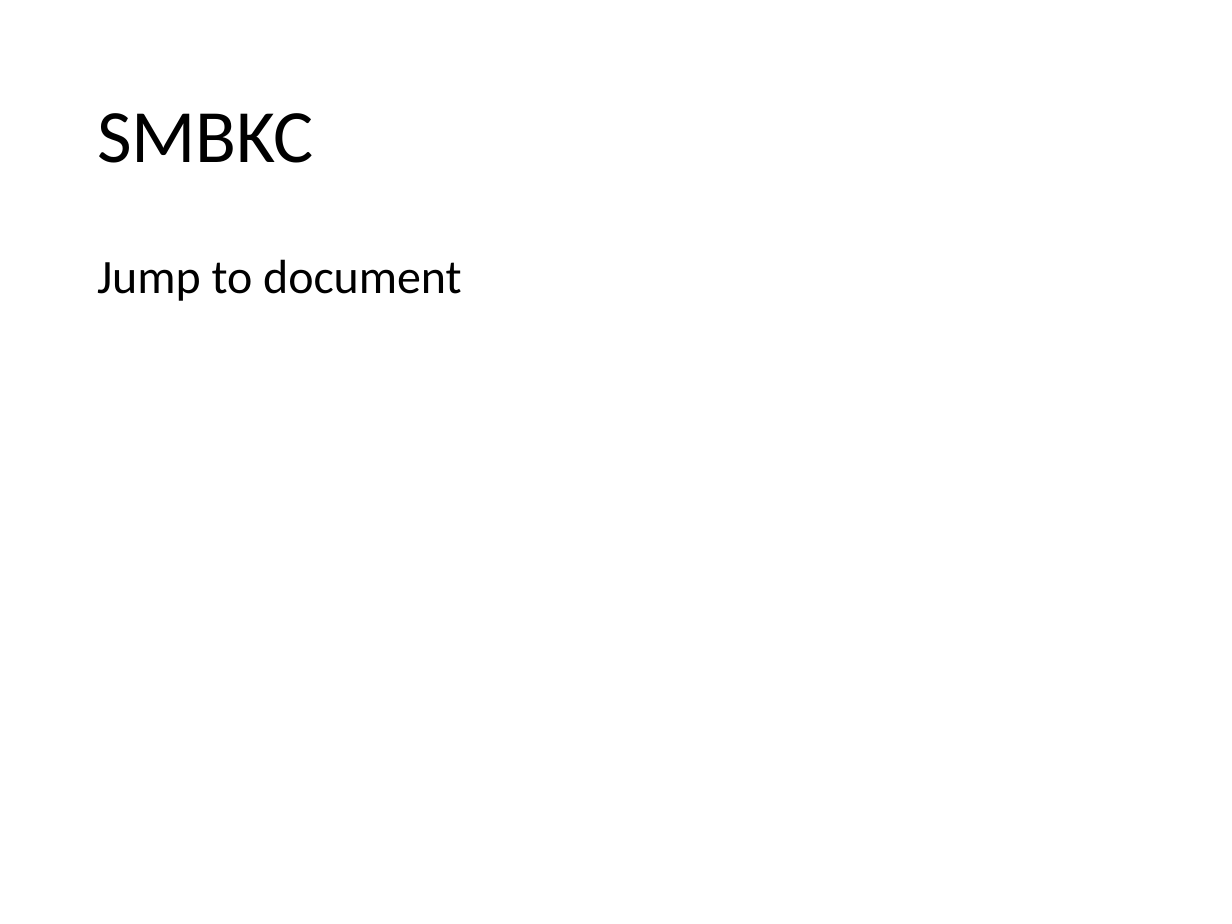
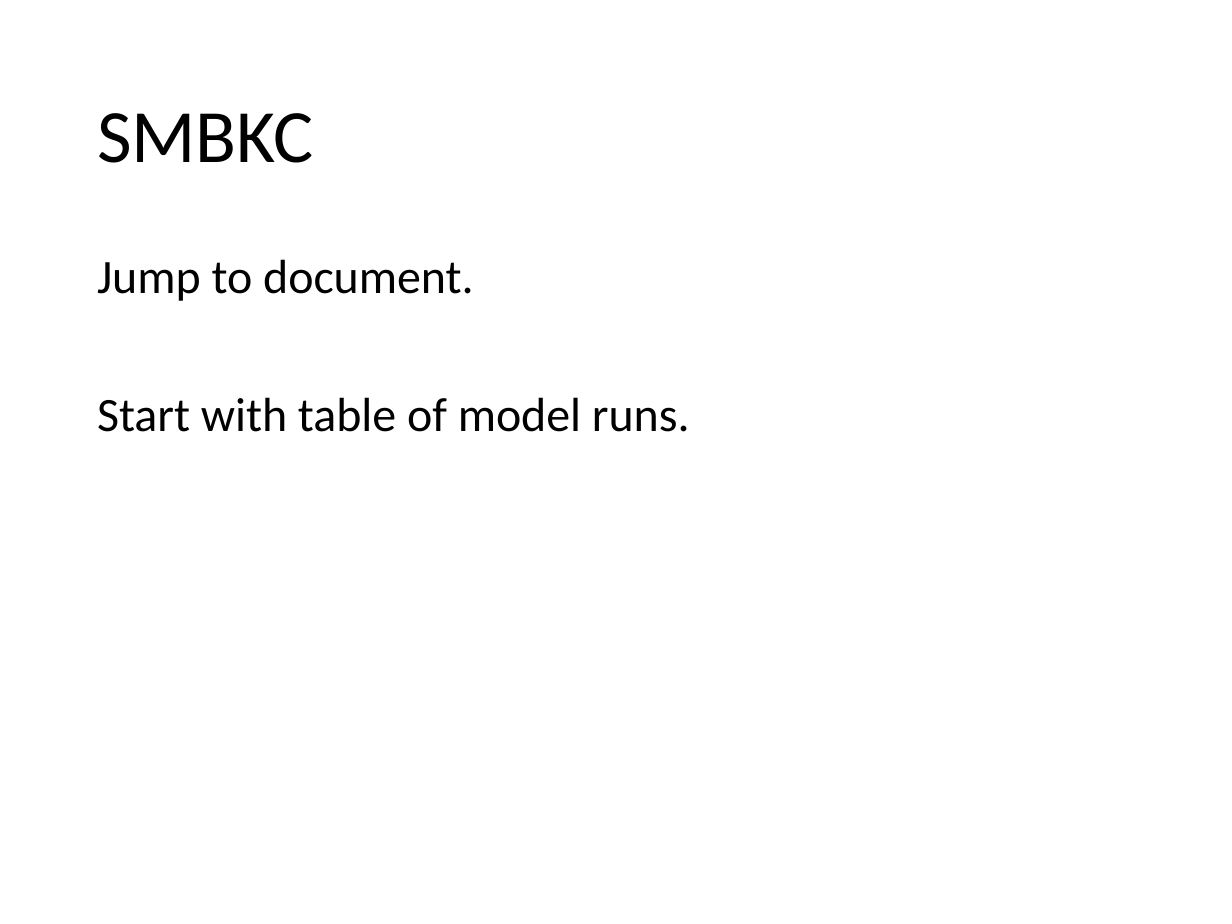
Before and after one commit to seacode/gmacs, a slide deck: slide 14 of docs/smbkc/smbkc.pptx. Drawn at 1232x924 pixels with LibreOffice and Linux fonts; fonts in the diff are those of the drawing. Boxes give left, top, right and bottom in pixels: in the first picture for what was removed or moved away, otherwise in the second. Text is boxed around its words. In the diff, an @@ line names an element or a change of style, - is before the commit and + after.

```diff
--- a/docs/smbkc/smbkc.pptx
+++ b/docs/smbkc/smbkc.pptx
@@ text at (97,259,690,432): text changed @@
-Jump to document
+Jump to document.
+Start with table of model runs.
```
Also in this commit, not shown: 1 other slide changed, 18 slides removed, 5 other files.
